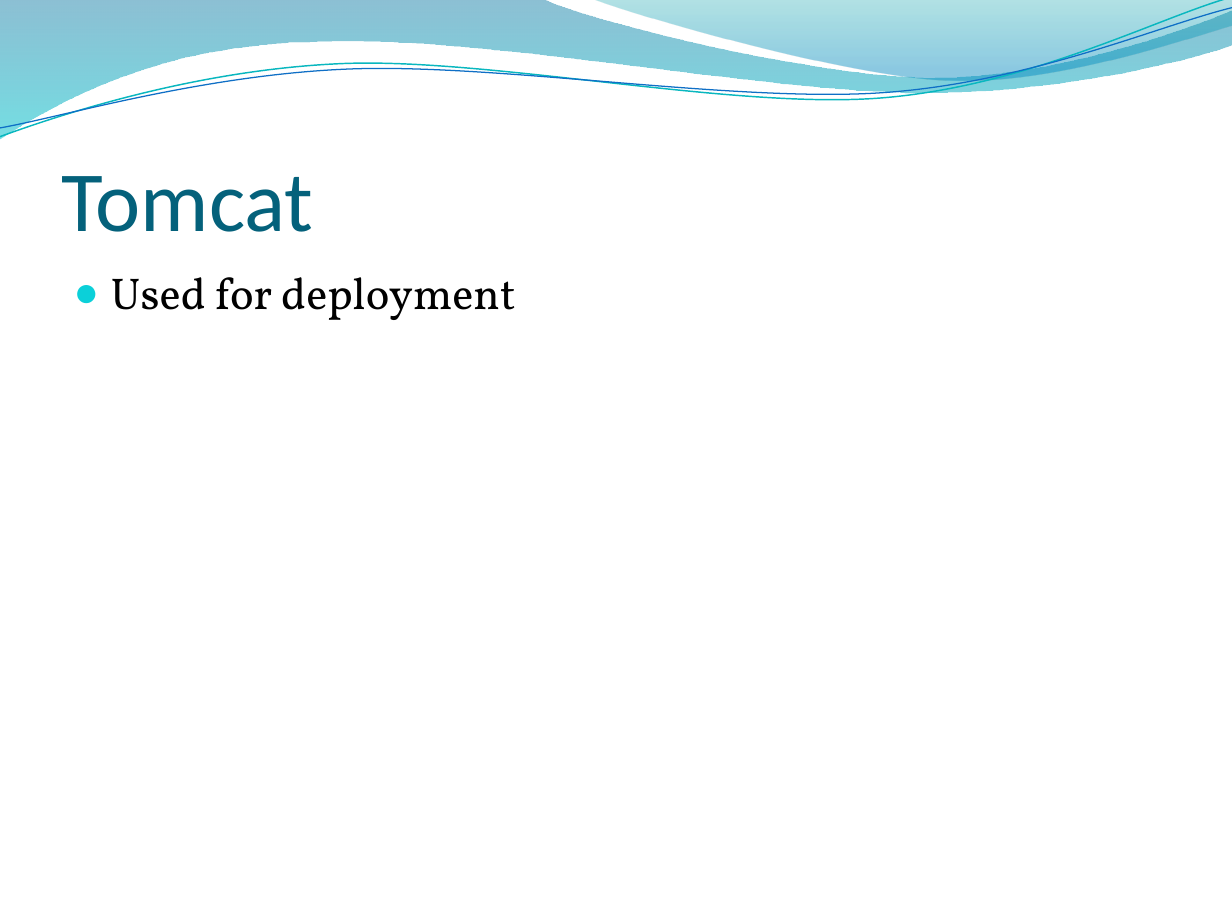
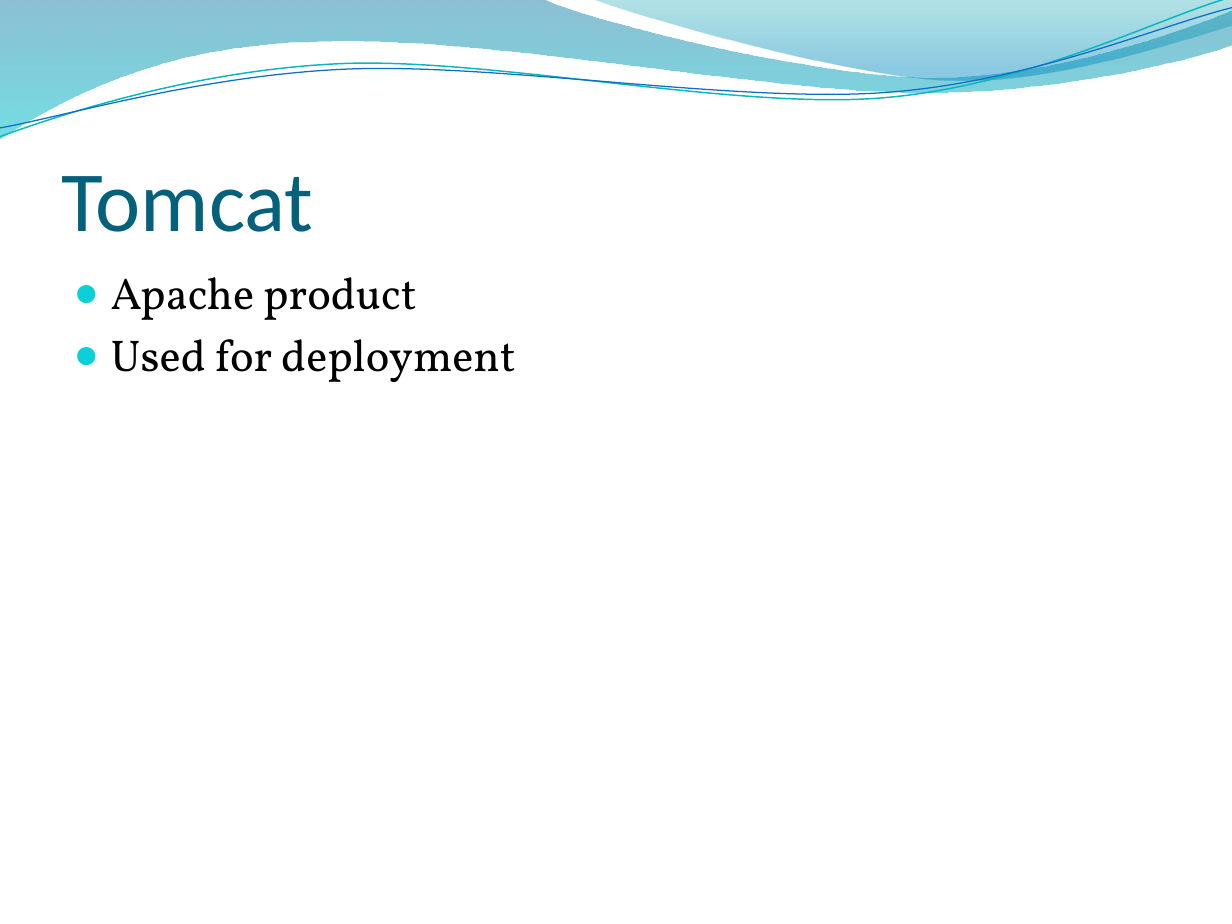
Before and after one commit to Brad94/Team2CIProject, a slide deck: slide 27 of Presentation.pptx (slide 23 before the commit). Drawn at 1232x924 pixels with LibreOffice and Linux fonts; fonts in the diff are those of the drawing; background and template pictures are left out. Boxes give left, top, right and bottom in pixels: in the first picture for what was removed or moved away, otherwise in the second. Text is boxed around its words. In the diff, an @@ line names an element or a change of style, - is before the commit and + after.

```diff
--- a/Presentation.pptx
+++ b/Presentation.pptx
@@ text at (x1=111, y1=277, x2=416, y2=320): paragraph added @@
+● Apache product
```
Also in this commit, not shown: 8 other slides changed, 5 slides added.
